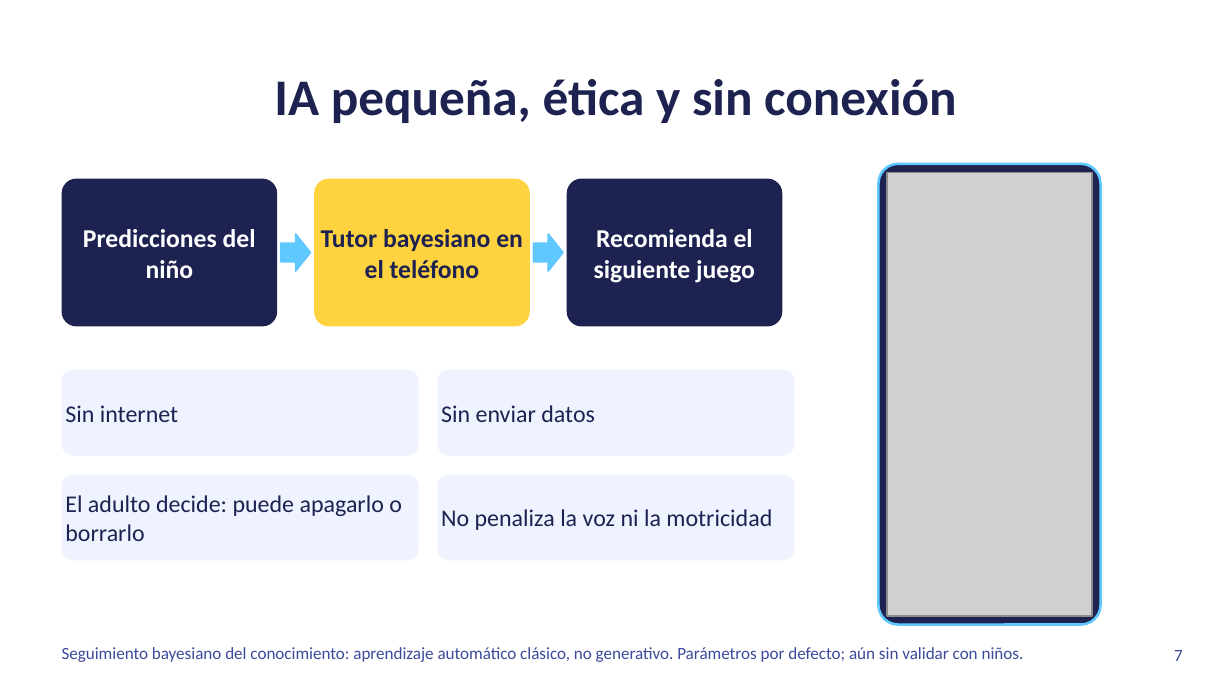
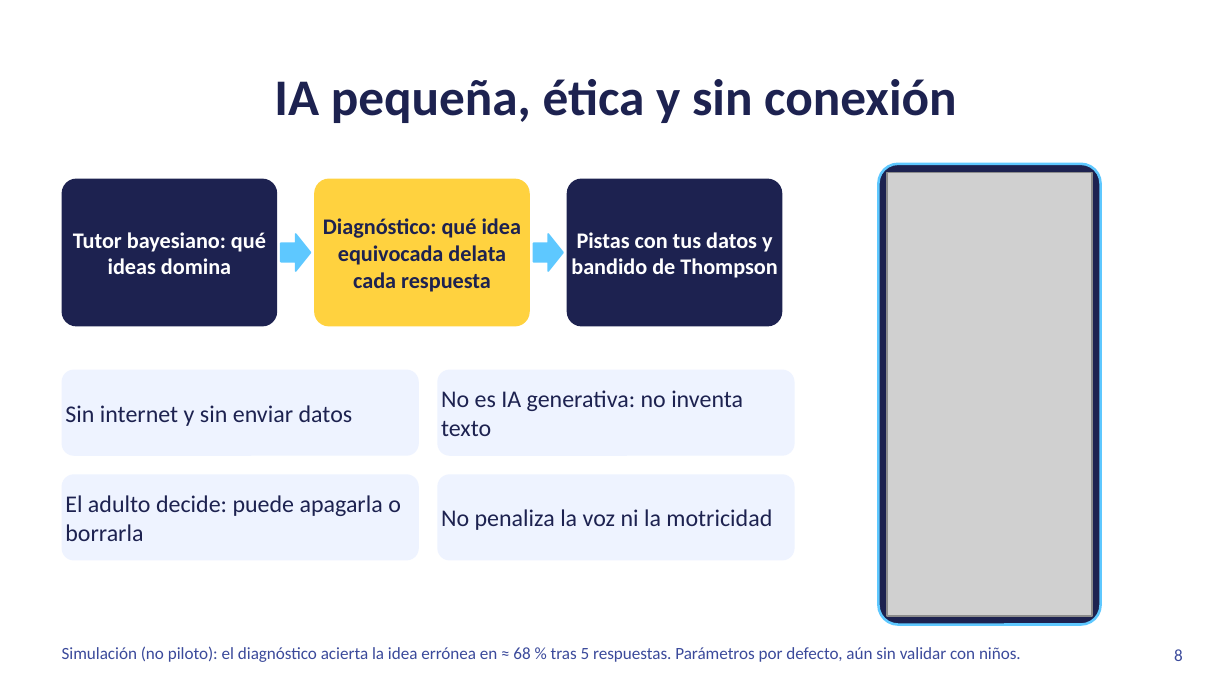
Before and after one commit to danielvaldess/chispa-lab, a slide deck: slide 8 of docs/presentacion/Chispa-Lab-hack4edu-2026.pptx (slide 7 before the commit). Drawn at 1232x693 pixels with LibreOffice and Linux fonts; fonts in the diff are those of the drawing; grey boxes stand for pictures. Boxes give left, top, right and bottom in pixels: in the first picture for what was removed or moved away, otherwise in the second. Text is boxed around its words. In the diff, an @@ line names an element or a change of style, - is before the commit and + after.

```diff
--- a/docs/presentacion/Chispa-Lab-hack4edu-2026.pptx
+++ b/docs/presentacion/Chispa-Lab-hack4edu-2026.pptx
@@ text in rounded rectangle at (73, 232, 266, 274): text changed; size 15 to 13 pt @@
-Predicciones del niño
+Tutor bayesiano: qué ideas domina
@@ text in rounded rectangle at (323, 218, 522, 292): text changed; size 15 to 13 pt @@
-Tutor bayesiano en el teléfono
+Diagnóstico: qué idea equivocada delata cada respuesta
@@ text in rounded rectangle at (571, 232, 777, 278): text changed; size 15 to 13 pt @@
-Recomienda el siguiente juego
+Pistas con tus datos y bandido de Thompson
@@ text in rounded rectangle at (65, 405, 353, 426): text changed @@
-Sin internet
+Sin internet y sin enviar datos
@@ text in rounded rectangle at (441, 390, 743, 436): text changed @@
-Sin enviar datos
+No es IA generativa: no inventa texto
@@ text in rounded rectangle at (65, 495, 401, 541): text changed @@
-El adulto decide: puede apagarlo o borrarlo
+El adulto decide: puede apagarla o borrarla
@@ text at (62, 646, 1021, 662): text changed @@
-Seguimiento bayesiano del conocimiento: aprendizaje automático clásico, no generativo. Parámetros por defecto; aún sin validar con niños.
+Simulación (no piloto): el diagnóstico acierta la idea errónea en ≈ 68 % tras 5 respuestas. Parámetros por defecto, aún sin validar con niños.
@@ page number at (1174, 649, 1183, 661): text changed @@
-7
+8
```
Also in this commit, not shown: 5 other slides changed, 1 slide added, 14 other files.
